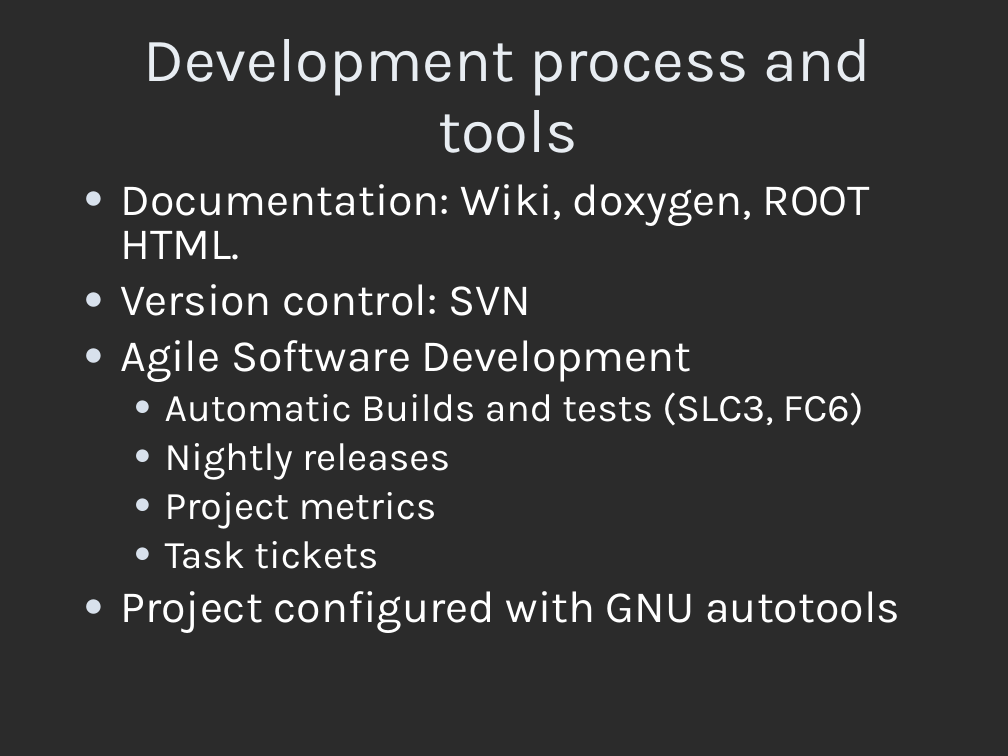
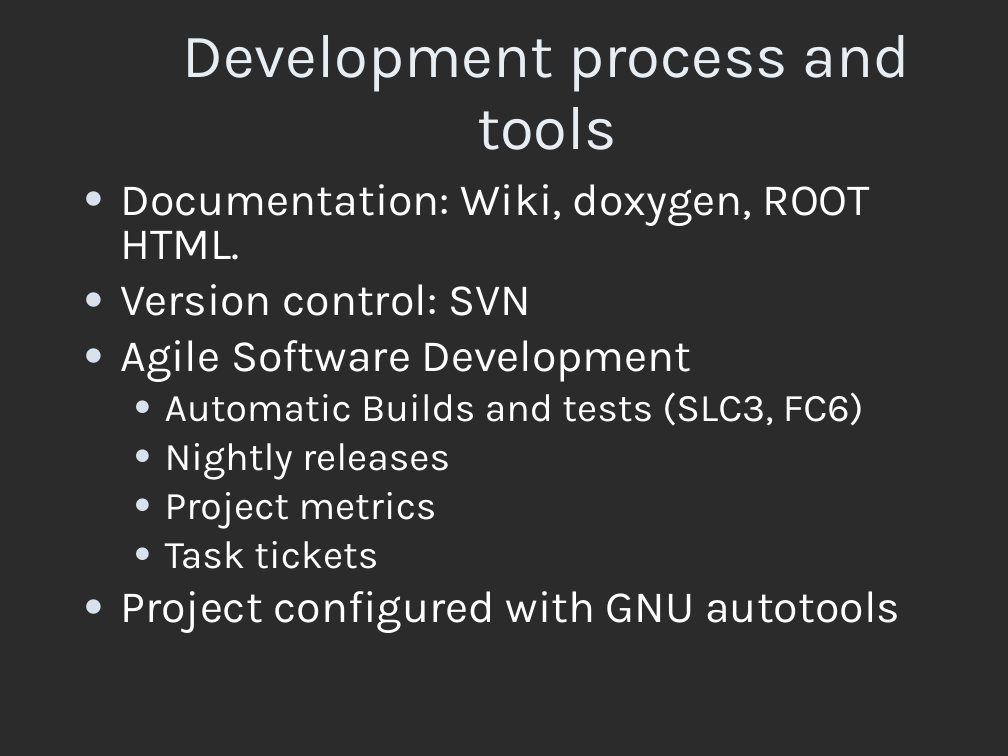
Before and after one commit to AnarManafov/PoDDocumentation, a slide deck: slide 7 of HEPCG-Workshops/2007-Jun/HEPCG-Workshops-2007-Jun(GSI).ppt (slide 6 before the commit). Drawn at 1008x756 pixels with LibreOffice and Linux fonts; fonts in the diff are those of the drawing; background and template pictures are left out; a plain dark background stands for a picture behind light text. Boxes give left, top, right and bottom in pixels: in the first picture for what was removed or moved away, otherwise in the second. Text is boxed around its words. In the diff, an @@ line names an element or a change of style, - is before the commit and + after.

```diff
--- a/HEPCG-Workshops/2007-Jun/HEPCG-Workshops-2007-Jun(GSI).ppt
+++ b/HEPCG-Workshops/2007-Jun/HEPCG-Workshops-2007-Jun(GSI).ppt
@@ title "Development process and tools": place and size @@
-title "Development process and tools" at (144,39,871,153)
+title "Development process and tools" at (183,35,910,150)
```
Also in this commit, not shown: 3 other slides changed, 1 slide added.
